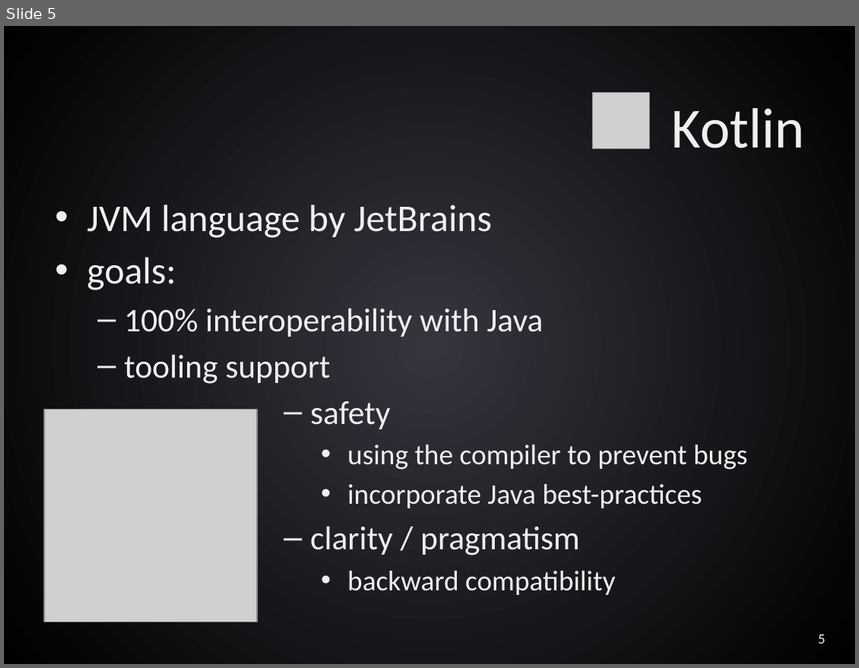
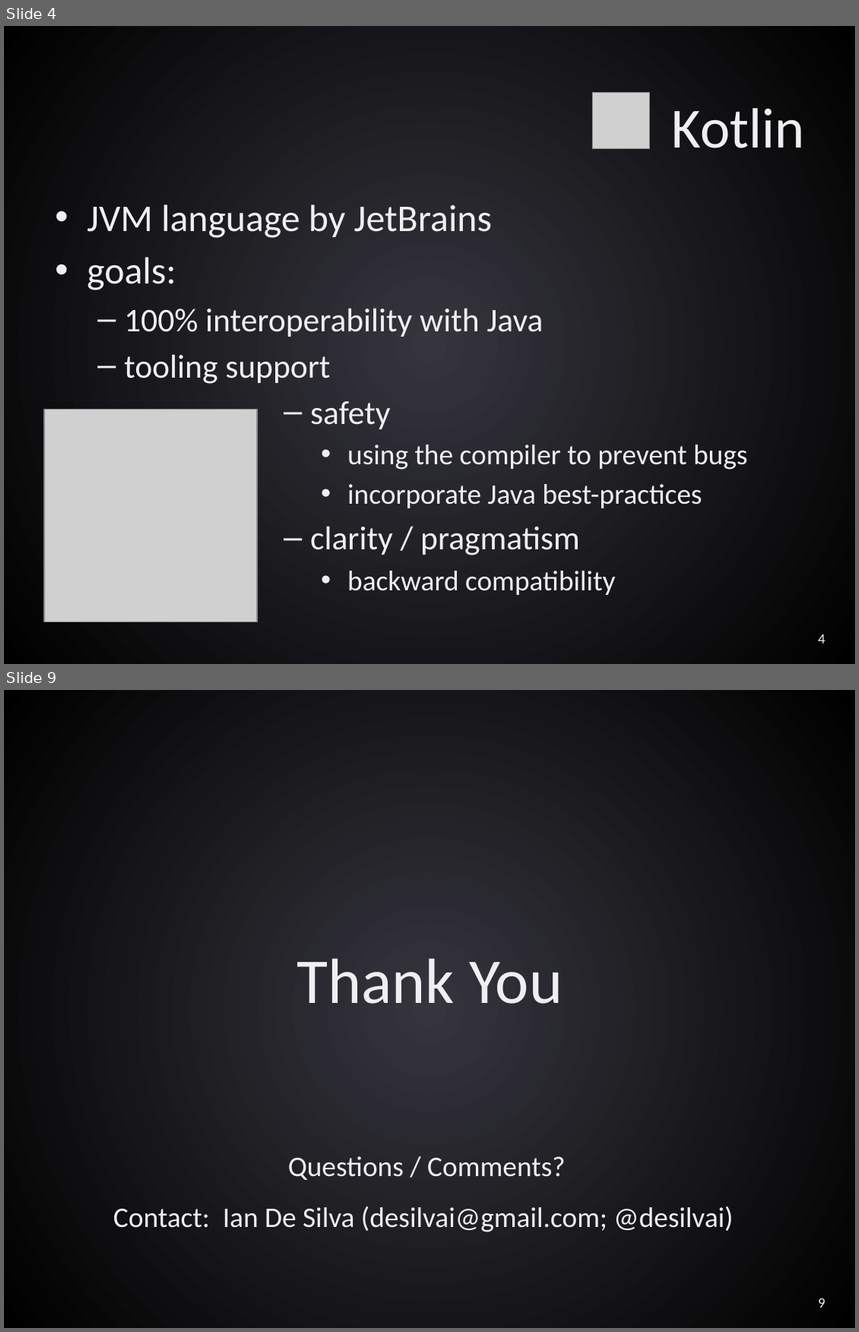
Before and after one commit to desilvai/talks, a slide deck: kotlin/kotlin.pptx. Shown one above the other, each under a label of ours: slide 5 before the commit, slides 4 and 9 after it; the slides between them are not shown. The pictures are 859x668 and 859x1332 pixels, drawn with LibreOffice and Linux fonts; fonts in the diff are those of the drawing; grey boxes stand for pictures. Boxes give left, top, right and bottom in pixels: in the first picture for what was removed or moved away, otherwise in the second. Text is boxed around its words. In the diff, an @@ line names an element or a change of style, - is before the commit and + after.

```diff
--- a/kotlin/kotlin.pptx
+++ b/kotlin/kotlin.pptx
@@ slide 9 added at bbox=[4, 690, 855, 1328], background gradient #36363E to #000000 @@
@@ text added at bbox=[113, 958, 733, 1233], 24 pt, text #EFEFF1 @@
+Thank You
+Questions / Comments?
+Contact: Ian De Silva (desilvai@gmail.com; @desilvai)
@@ page number added at bbox=[818, 1299, 825, 1308], 12 pt, text #F3F3F5 @@
+9
@@ what was slide 5 is now slide 4 @@
@@ page number at bbox=[818, 635, 825, 644]: text changed @@
-5
+4
```
Also in this commit, not shown: 1 slide changed, 4 other slides added, 2 slides removed, 1 other file.
